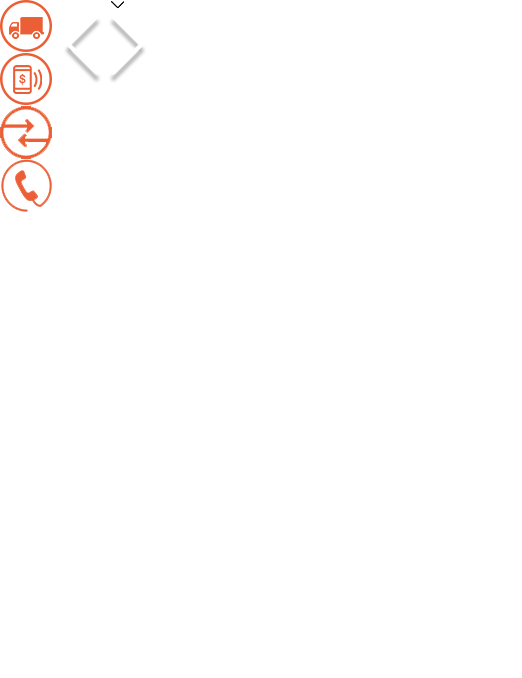
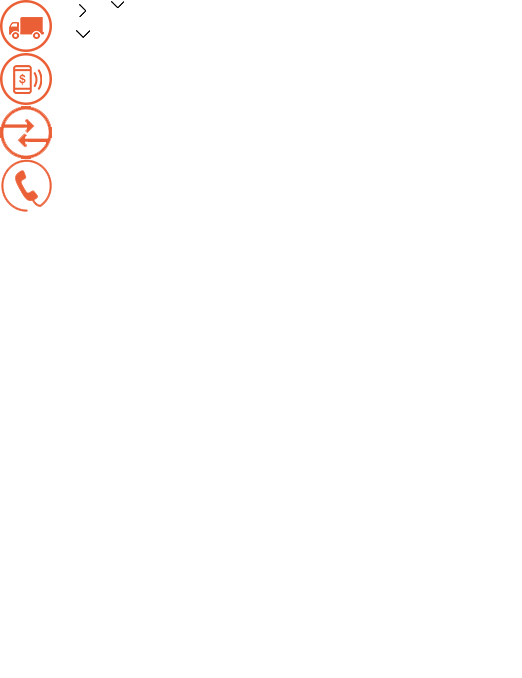
Layered file, before and after one edit (522×678). Changes by layer:
removed layer "118738 copy" over [111, 18, 144, 75]
renamed "118738" to "118738 copy 5", moved it above "118738 copy 19", painted on it over [66, 14, 99, 75]
added layer "118738 copy 19" above "Background" over [79, 4, 86, 17]
